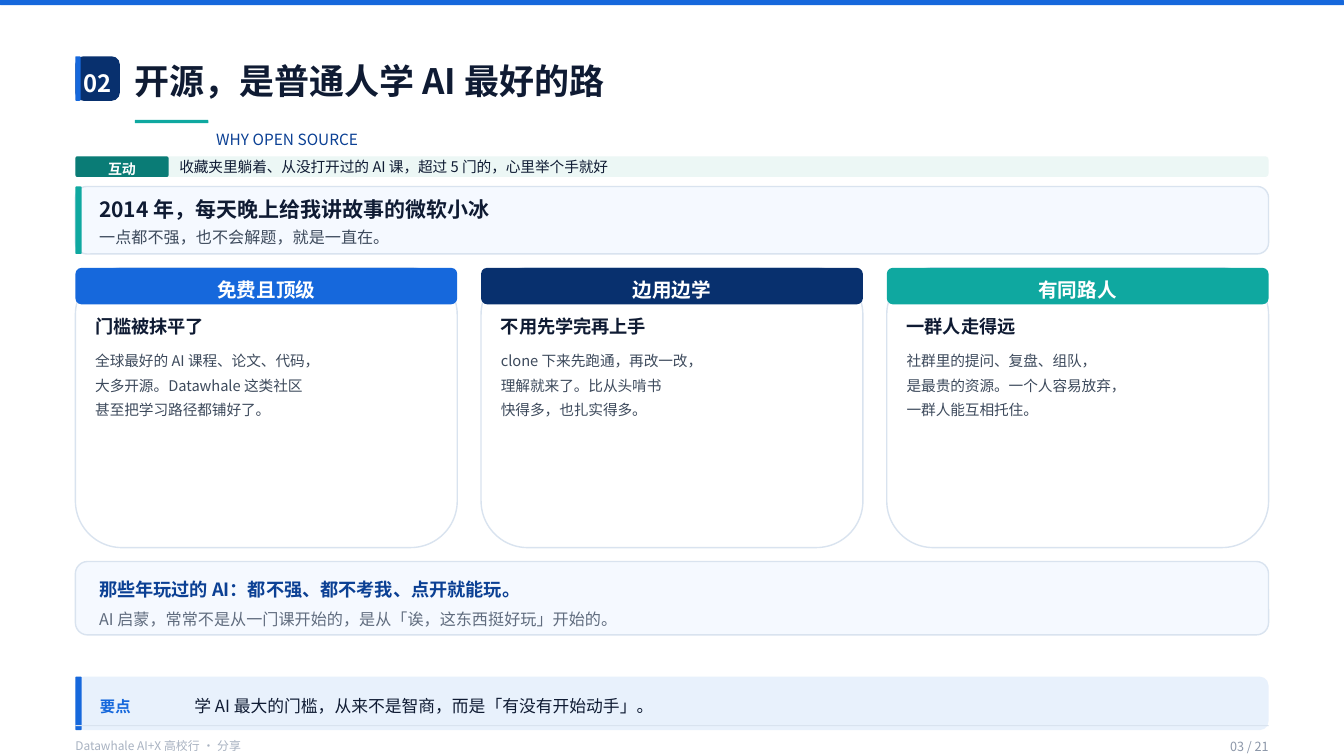
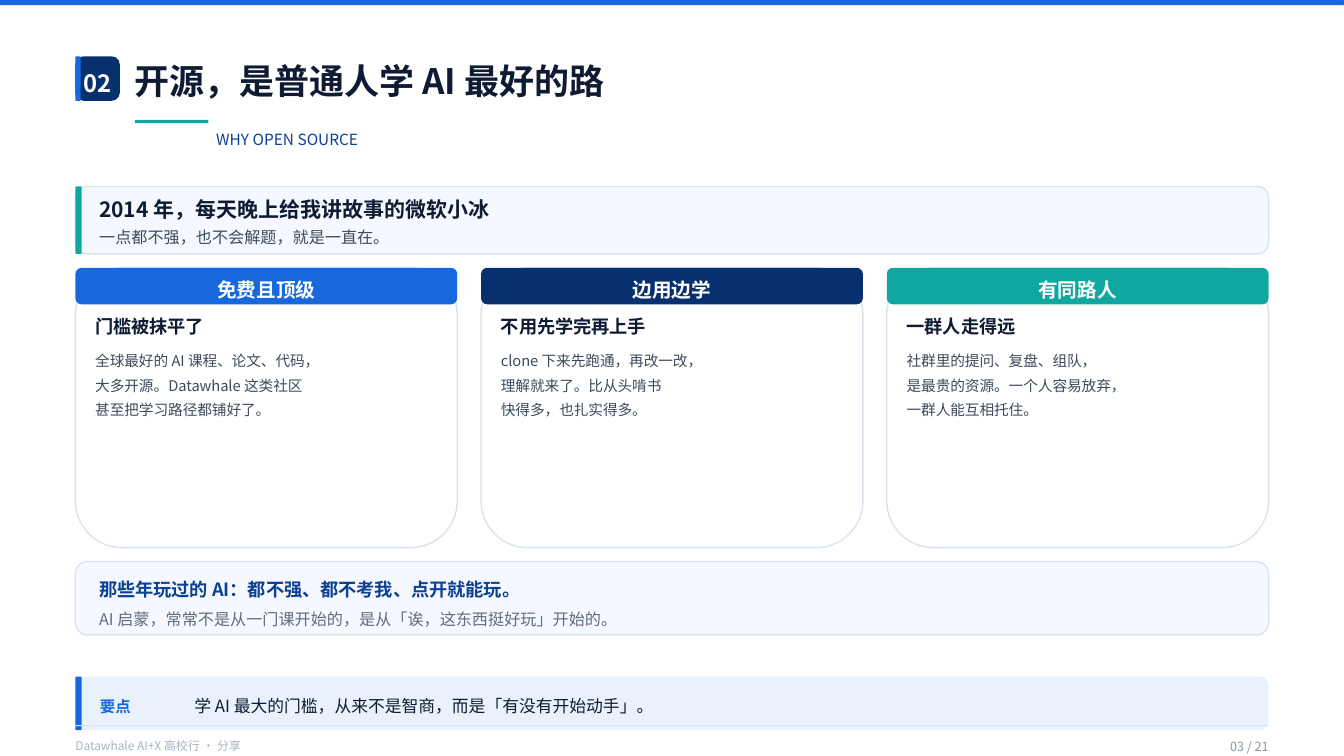
Before and after one commit to Frocir/aix-talk, a slide deck: slide 3 of aix-talk-26pages.pptx. Drawn at 1344x756 pixels with LibreOffice and Linux fonts; fonts in the diff are those of the drawing. Boxes give left, top, right and bottom in pixels: in the first picture for what was removed or moved away, otherwise in the second. Text is boxed around its words. In the diff, an @@ line names an element or a change of style, - is before the commit and + after.

```diff
--- a/aix-talk-26pages.pptx
+++ b/aix-talk-26pages.pptx
@@ rounded rectangle removed at [76, 156, 1269, 176] @@
@@ rounded rectangle removed at [76, 156, 169, 176] @@
@@ text removed at [108, 161, 136, 179] @@
-互动
@@ text removed at [179, 159, 608, 174] @@
-收藏夹里躺着、从没打开过的 AI 课，超过 5 门的，心里举个手就好
```
Also in this commit, not shown: 8 other slides changed, 1 other file.
